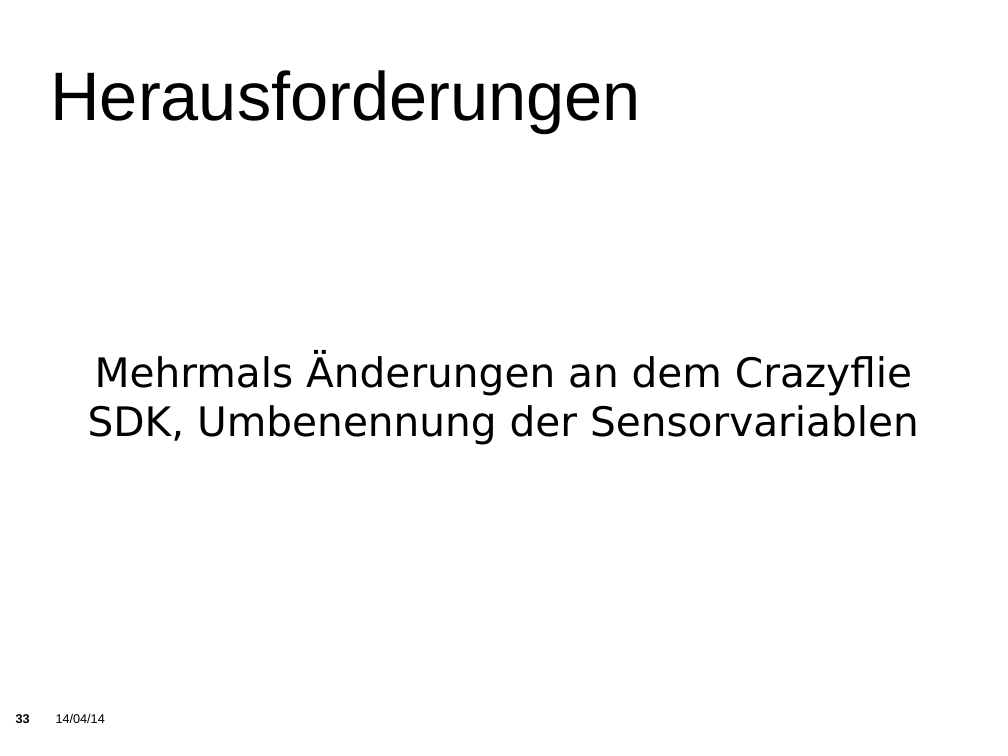
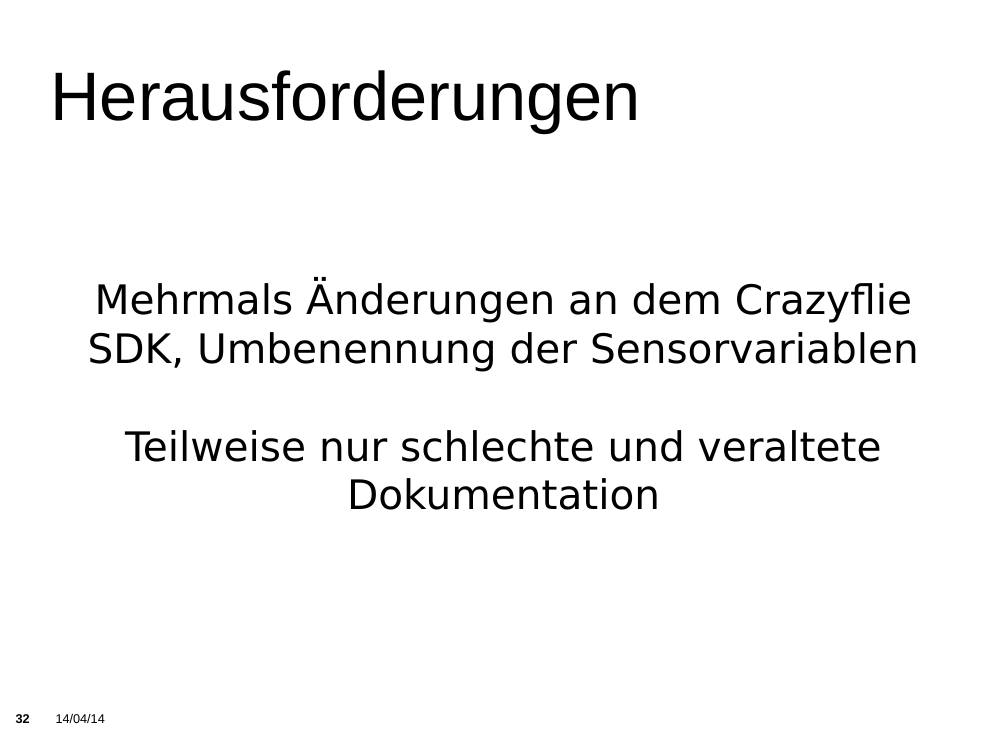
Before and after one commit to KITrokopter/Presentation, a slide deck: slide 32 of PresentationInTotal v0.1.odp (slide 33 before the commit). Drawn at 1008x756 pixels with LibreOffice and Linux fonts; fonts in the diff are those of the drawing; background and template pictures are left out. Boxes give left, top, right and bottom in pixels: in the first picture for what was removed or moved away, otherwise in the second. Text is boxed around its words. In the diff, an @@ line names an element or a change of style, - is before the commit and + after.

```diff
--- a/PresentationInTotal v0.1.odp
+++ b/PresentationInTotal v0.1.odp
@@ subtitle at <box>125,430,882,510</box>: paragraph added @@
+Teilweise nur schlechte und veraltete Dokumentation
```
Also in this commit, not shown: 4 other slides changed, 2 slides removed.
